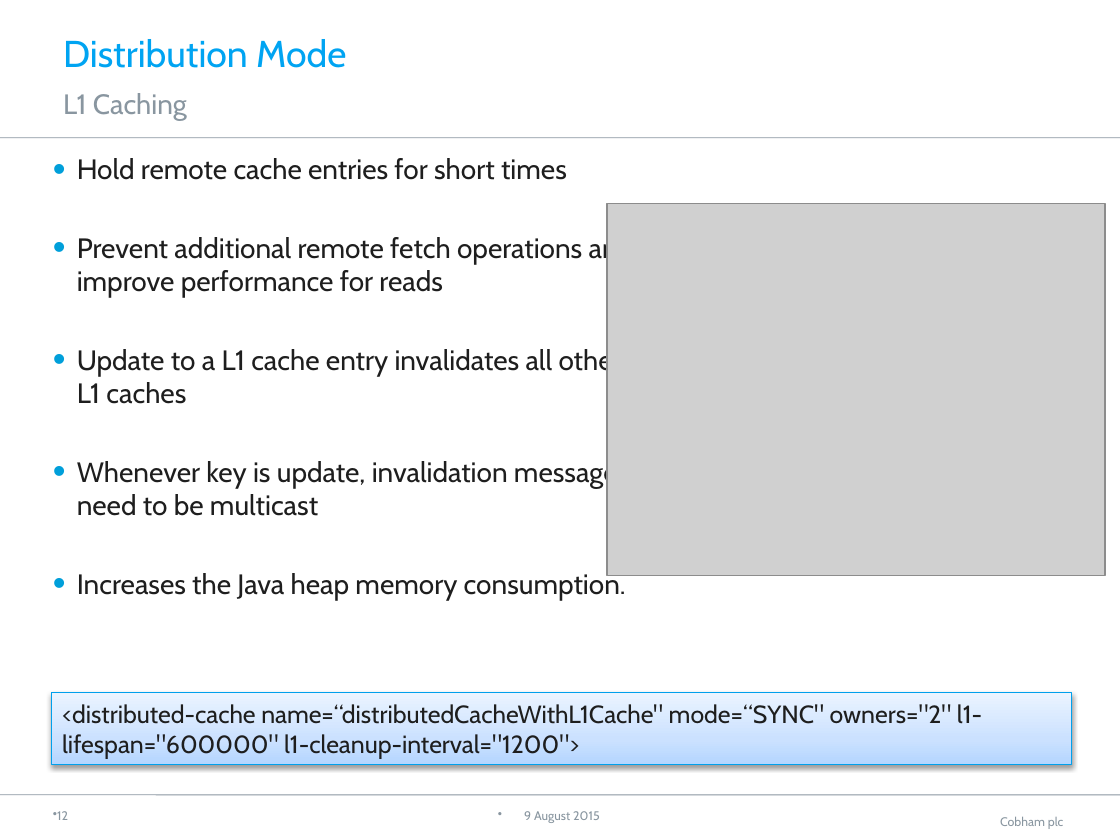
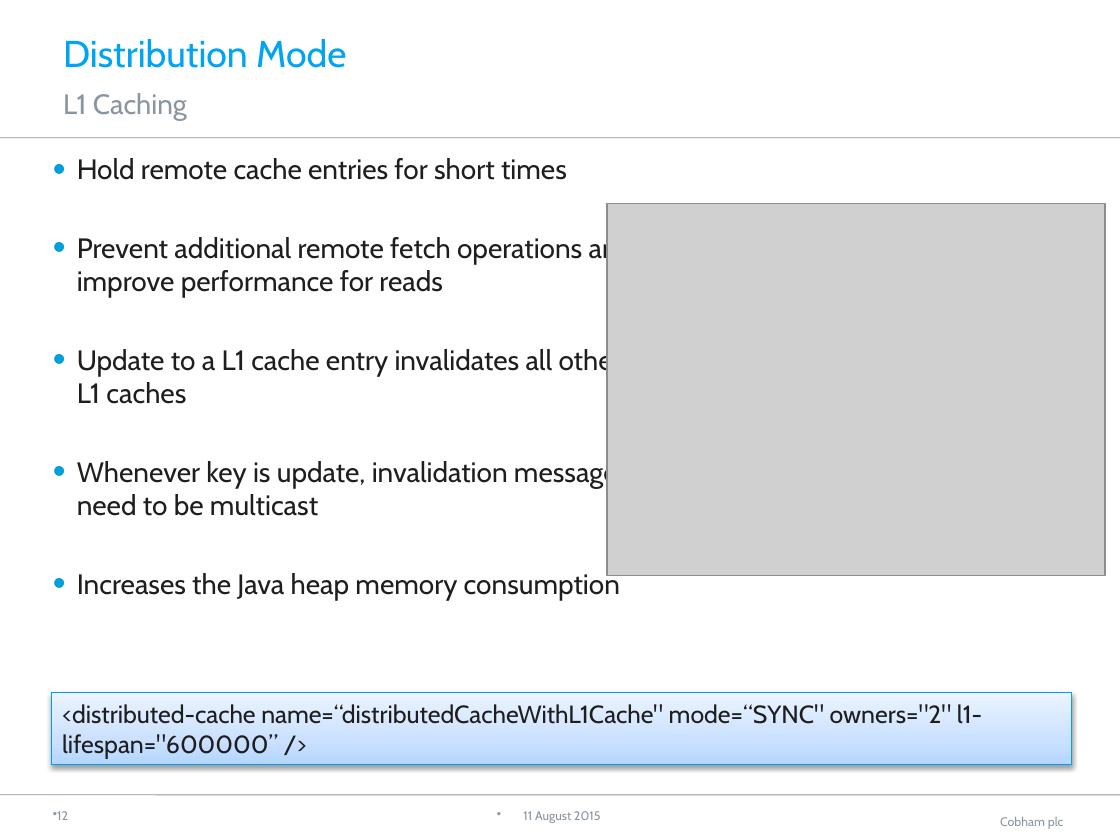
Before and after one commit to neha-bansal/Demos, a slide deck: slide 13 of infinispan-embedded-tutorial/Infinispan.pptx. Drawn at 1120x840 pixels with LibreOffice and Linux fonts; fonts in the diff are those of the drawing; grey boxes stand for pictures; background and template pictures are left out. Boxes give left, top, right and bottom in pixels: in the first picture for what was removed or moved away, otherwise in the second. Text is boxed around its words. In the diff, an @@ line names an element or a change of style, - is before the commit and + after.

```diff
--- a/infinispan-embedded-tutorial/Infinispan.pptx
+++ b/infinispan-embedded-tutorial/Infinispan.pptx
@@ text at <box>77,570,620,600</box>: text changed @@
-• Increases the Java heap memory consumption.
+• Increases the Java heap memory consumption
@@ text in rectangle at <box>62,704,982,758</box>: text changed @@
-<distributed-cache name=“distributedCacheWithL1Cache" mode=“SYNC" owners="2" l1-lifespan="600000" l1-cleanup-interval="1200">
+<distributed-cache name=“distributedCacheWithL1Cache" mode=“SYNC" owners="2" l1-lifespan="600000” />
@@ text at <box>523,811,601,823</box>: text changed @@
-9 August 2015
+11 August 2015
```
Also in this commit, not shown: 15 other slides changed, 1 other file.
